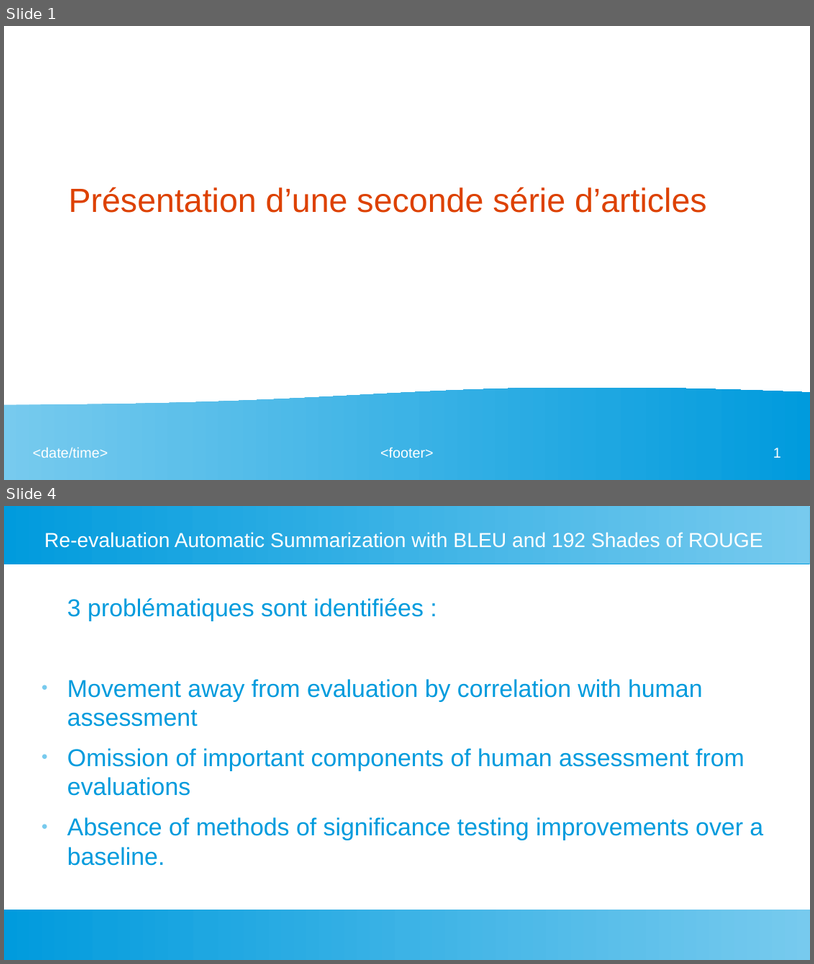
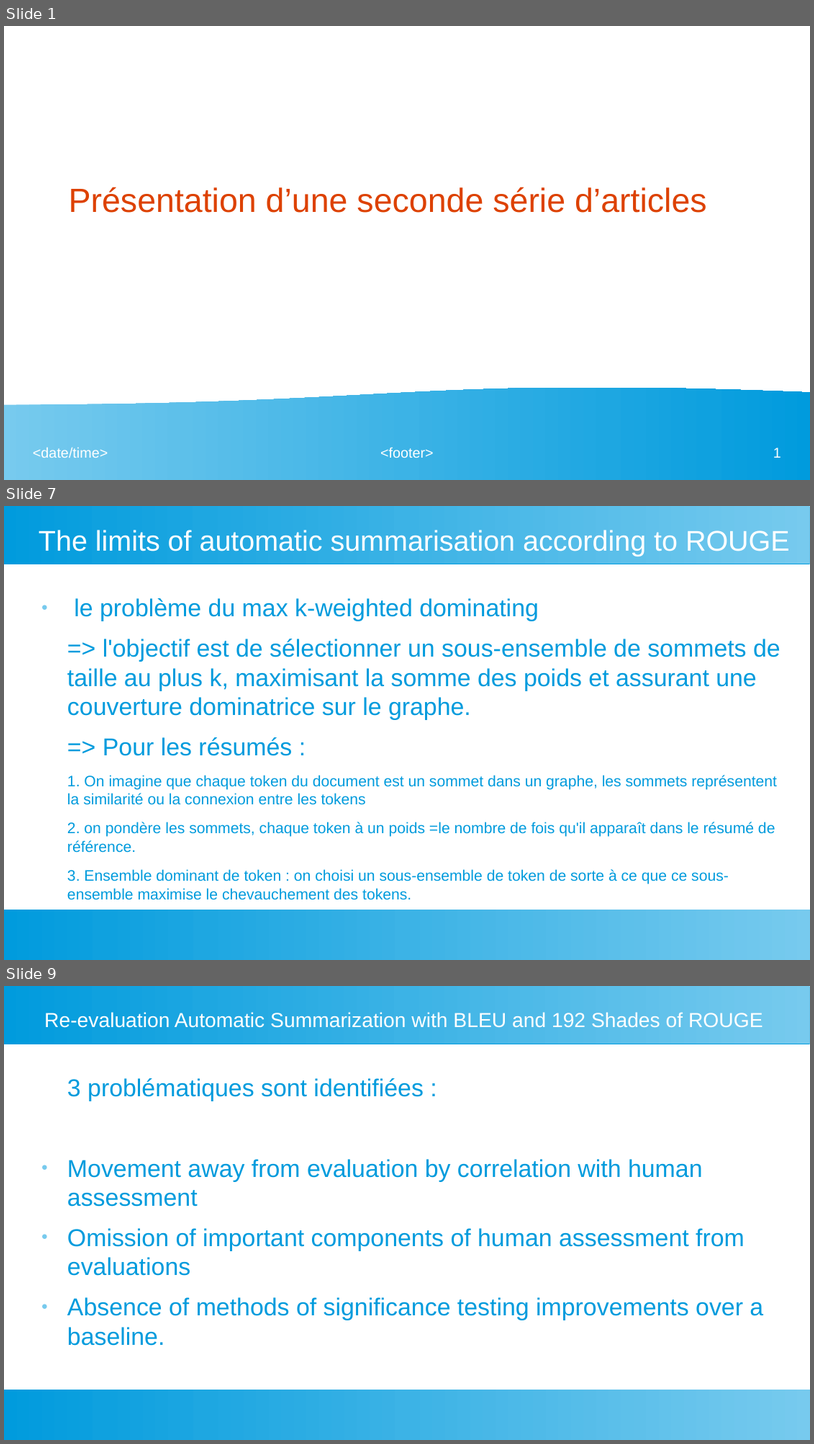
Before and after one commit to fannybachey/stage_2024, a slide deck: presentation/presentation_2.odp. Shown one above the other, each under a label of ours: slides 1 and 4 before the commit, slides 1, 7 and 9 after it; the slides between them are not shown. The pictures are 814x964 and 814x1444 pixels, drawn with LibreOffice and Linux fonts; fonts in the diff are those of the drawing. Boxes give left, top, right and bottom in pixels: in the first picture for what was removed or moved away, otherwise in the second. Text is boxed around its words. In the diff, an @@ line names an element or a change of style, - is before the commit and + after.

```diff
--- a/presentation/presentation_2.odp
+++ b/presentation/presentation_2.odp
@@ slide 7 added at (4, 506, 810, 960), background #FFFFFF; not listed: 2 template elements that a slide beside it also shows @@
@@ title added at (39, 530, 790, 556), 28 pt, text #FFFFFF @@
+The limits of automatic summarisation according to ROUGE
@@ text added at (67, 598, 781, 884), 15 pt, text #009BDD @@
+● le problème du max k-weighted dominating
+=> l'objectif est de sélectionner un sous-ensemble de sommets de taille au plus k, maximisant la somme des poids et assurant une couverture dominatrice sur le graphe.
+=> Pour les résumés :
+1. On imagine que chaque token du document est un sommet dans un graphe, les sommets représentent la similarité ou la connexion entre les tokens
+2. on pondère les sommets, chaque token à un poids =le nombre de fois qu'il apparaît dans le résumé de référence.
+3. Ensemble dominant de token : on choisi un sous-ensemble de token de sorte à ce que ce sous-ensemble maximise le chevauchement des tokens.
@@ what was slide 4 is now slide 9 @@
```
Also in this commit, not shown: 4 slides changed, 10 other slides added, 1 slide removed.
